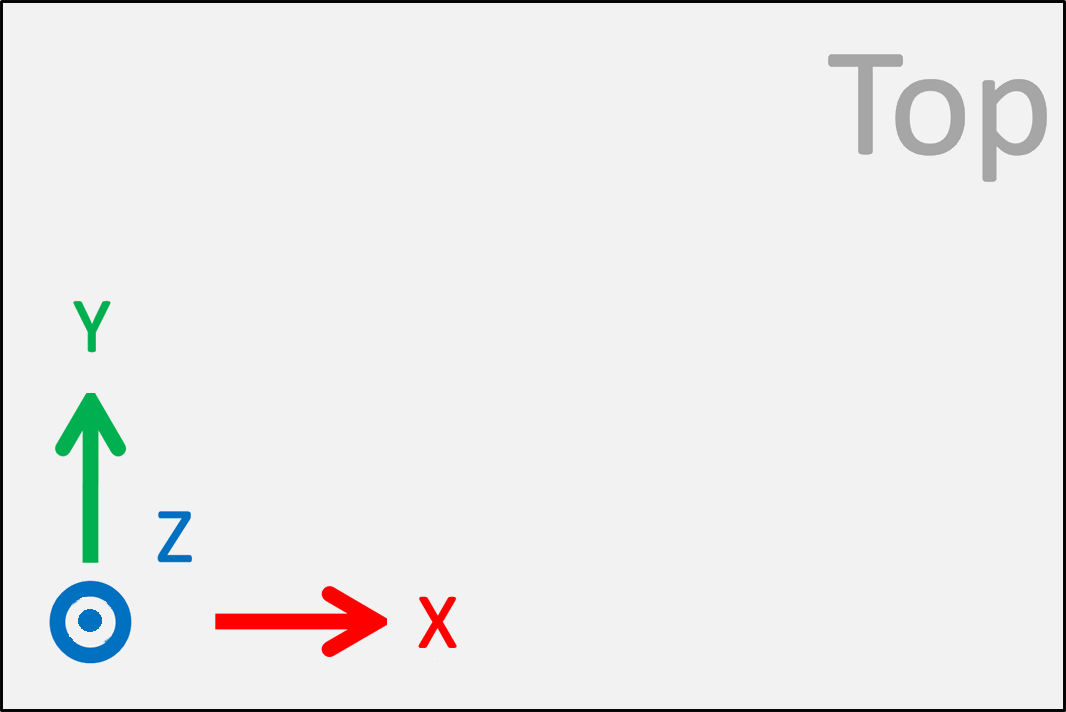
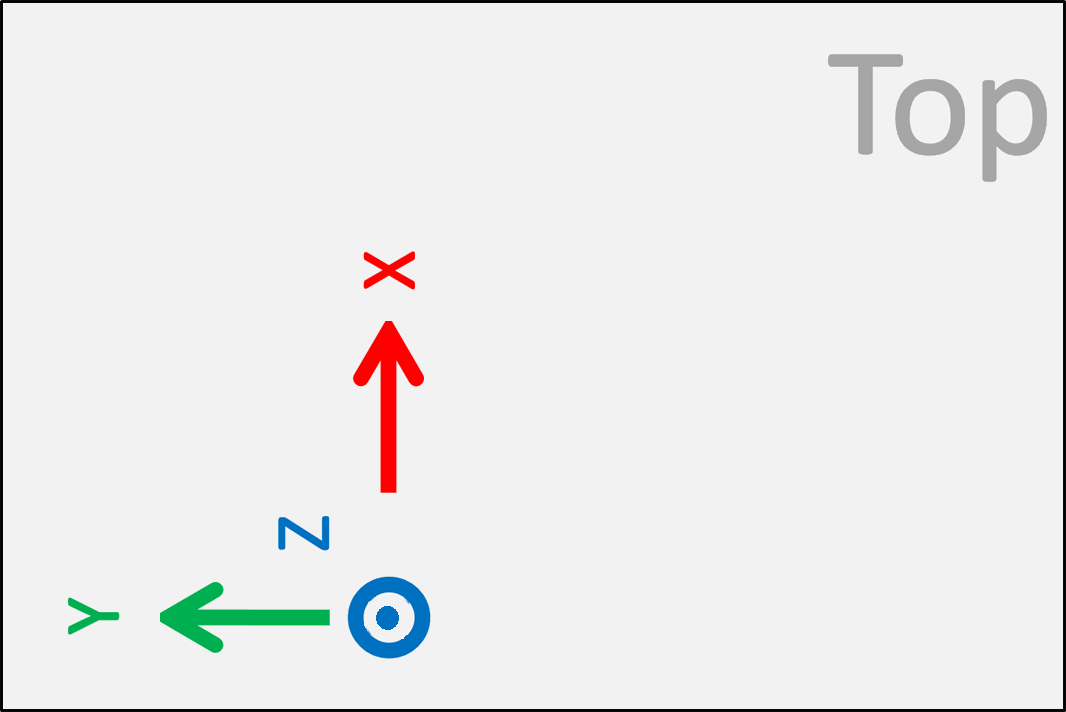
Two versions of the same layered image (1066×712). Layer-by-layer changes:
added layer "Pasted Layer" above "Top.png" over (49, 251, 457, 664)
